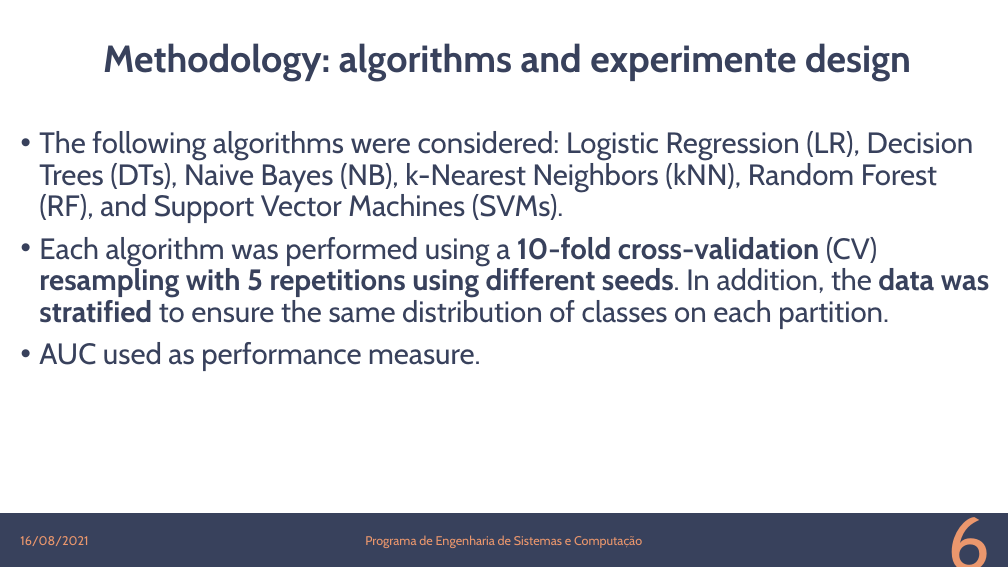
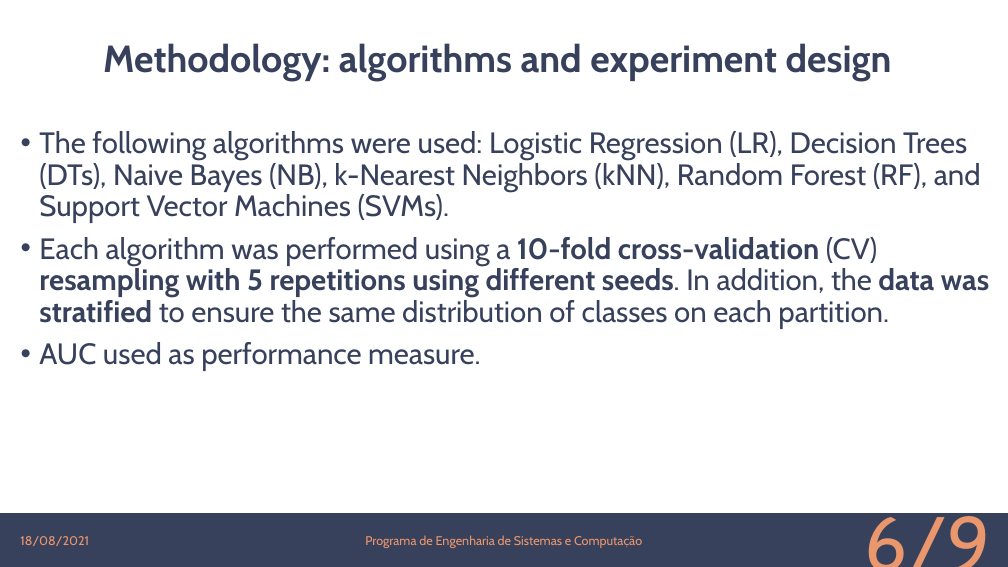
Before and after one commit to lincolncosta/moba.aid.prediction, a slide deck: slide 6 of IEEE COG Presentation.pptx. Drawn at 1008x567 pixels with LibreOffice and Linux fonts; fonts in the diff are those of the drawing; background and template pictures are left out. Boxes give left, top, right and bottom in pixels: in the first picture for what was removed or moved away, otherwise in the second. Text is boxed around its words. In the diff, an @@ line names an element or a change of style, - is before the commit and + after.

```diff
--- a/IEEE COG Presentation.pptx
+++ b/IEEE COG Presentation.pptx
@@ title at bbox=[103, 43, 892, 81]: text changed @@
-Methodology: algorithms and experimente design
+Methodology: algorithms and experiment design
@@ text at bbox=[39, 131, 981, 223]: text changed @@
-• The following algorithms were considered: Logistic Regression (LR), Decision Trees (DTs), Naive Bayes (NB), k-Nearest Neighbors (kNN), Random Forest (RF), and Support Vector Machines (SVMs).
+• The following algorithms were used: Logistic Regression (LR), Decision Trees (DTs), Naive Bayes (NB), k-Nearest Neighbors (kNN), Random Forest (RF), and Support Vector Machines (SVMs).
@@ text at bbox=[20, 536, 89, 546]: text changed @@
-16/08/2021
+18/08/2021
@@ page number at bbox=[771, 526, 998, 556]: text changed @@
-6
+6/9
```
Also in this commit, not shown: 9 other slides changed.
